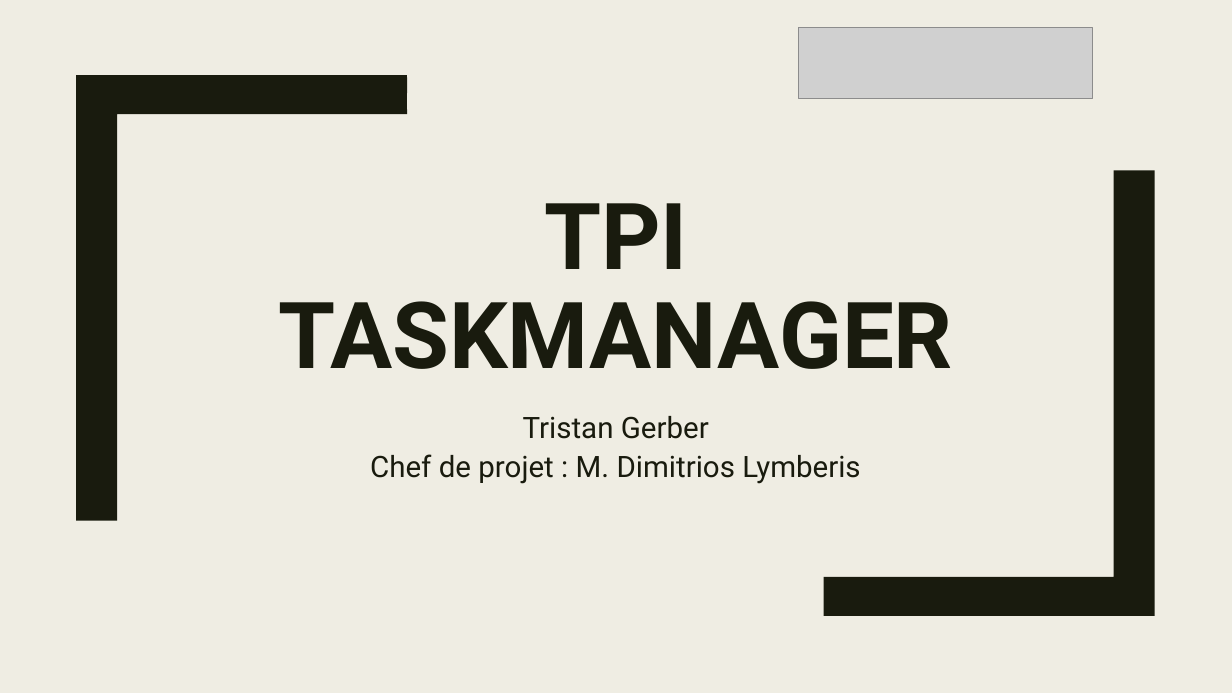
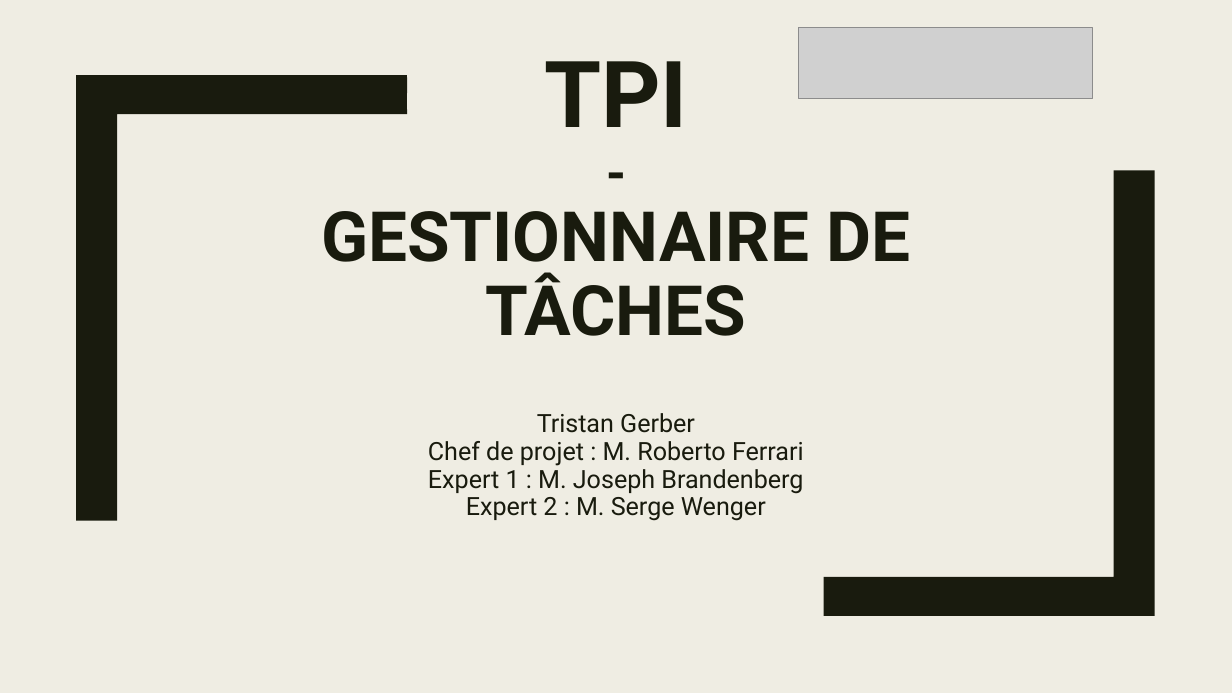
Before and after one commit to TristanGerber/trigerber-TPI, a slide deck: slide 1 of 3-Presentation/x-trg-powerpoint.pptx. Drawn at 1232x693 pixels with LibreOffice and Linux fonts; fonts in the diff are those of the drawing; grey boxes stand for pictures. Boxes give left, top, right and bottom in pixels: in the first picture for what was removed or moved away, otherwise in the second. Text is boxed around its words. In the diff, an @@ line names an element or a change of style, - is before the commit and + after.

```diff
--- a/3-Presentation/x-trg-powerpoint.pptx
+++ b/3-Presentation/x-trg-powerpoint.pptx
@@ title at [321, 61, 910, 336]: text changed; size 72 to 54 pt @@
-TPI
-TASKMANAGER
+TPI
+-
+GESTIONNAIRE DE TÂCHES
@@ subtitle "Tristan Gerber": place and size @@
-subtitle "Tristan Gerber" at [370, 416, 860, 484]
+subtitle "Tristan Gerber" at [428, 413, 804, 521]
@@ subtitle at [537, 413, 695, 433]: size 23 to 19.6 pt in "Tristan Gerber"; line spacing 1.12 to 0.92 @@
@@ subtitle at [428, 441, 804, 521]: text changed; size 23 to 19.6 pt @@
-Chef de projet : M. Dimitrios Lymberis
+Chef de projet : M. Roberto Ferrari
+Expert 1 : M. Joseph Brandenberg
+Expert 2 : M. Serge Wenger
```
Also in this commit, not shown: 15 other slides changed, 1 other file.
